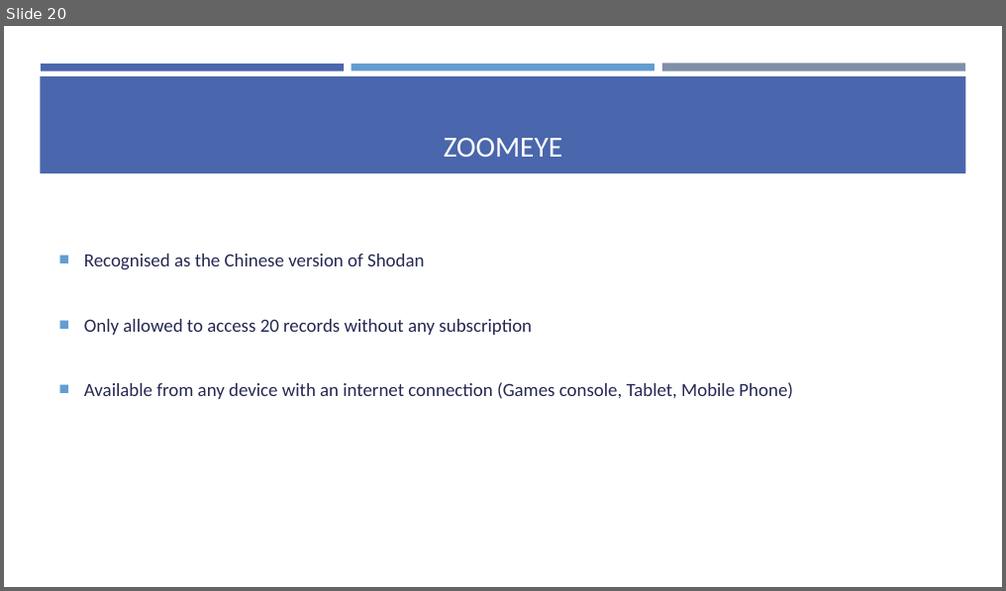
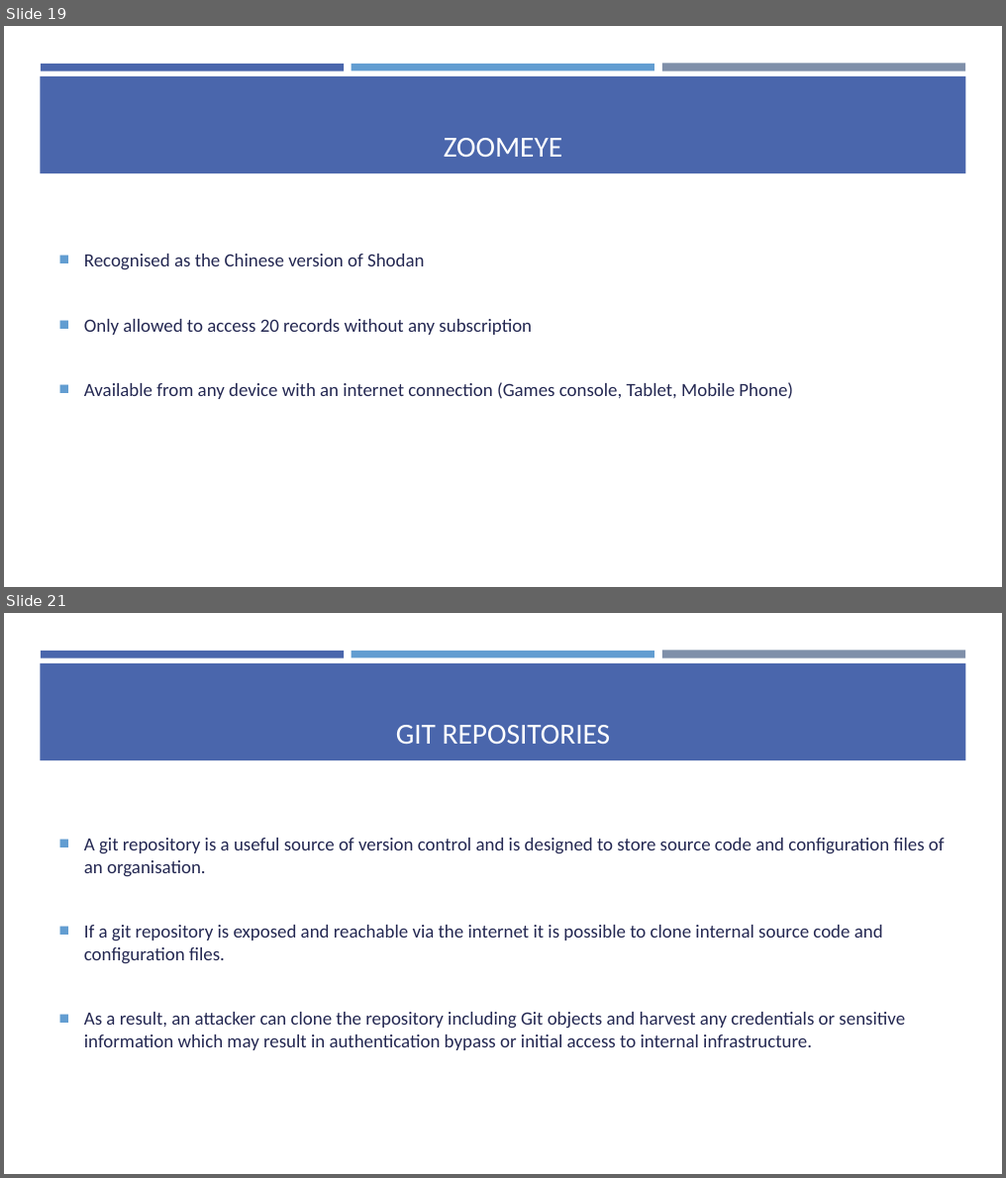
Before and after one commit to aqeebhussain122/hpc-offensive-security, a slide deck: Offensive Security Tactics for Linux Professionals - Active Reconnaissance.pptx. Shown one above the other, each under a label of ours: slide 20 before the commit, slides 19 and 21 after it; the slides between them are not shown. The pictures are 1006x591 and 1006x1178 pixels, drawn with LibreOffice and Linux fonts; fonts in the diff are those of the drawing. Boxes give left, top, right and bottom in pixels: in the first picture for what was removed or moved away, otherwise in the second. Text is boxed around its words. In the diff, an @@ line names an element or a change of style, - is before the commit and + after.

```diff
--- a/Offensive Security Tactics for Linux Professionals - Active Reconnaissance.pptx
+++ b/Offensive Security Tactics for Linux Professionals - Active Reconnaissance.pptx
@@ slide 21 added at (4,613,1002,1174), background #FFFFFF; not listed: 4 template elements that a slide beside it also shows @@
@@ title added at (396,725,611,744), 28 pt, text #FFFFFF @@
+GIT REPOSITORIES
@@ text added at (84,838,944,1051), 18 pt, text #242852 @@
+■ A git repository is a useful source of version control and is designed to store source code and configuration files of an organisation.
+■ If a git repository is exposed and reachable via the internet it is possible to clone internal source code and configuration files.
+■ As a result, an attacker can clone the repository including Git objects and harvest any credentials or sensitive information which may result in authentication bypass or initial access to internal infrastructure.
@@ what was slide 20 is now slide 19 @@
```
Also in this commit, not shown: 3 slides changed, 4 other slides added, 3 slides removed, 9 other files.
